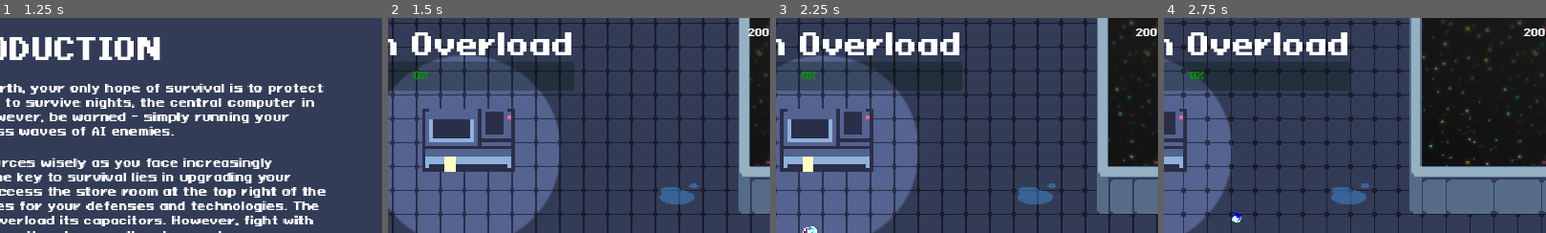
Above: before the commit, frames 1-4 (left to right).
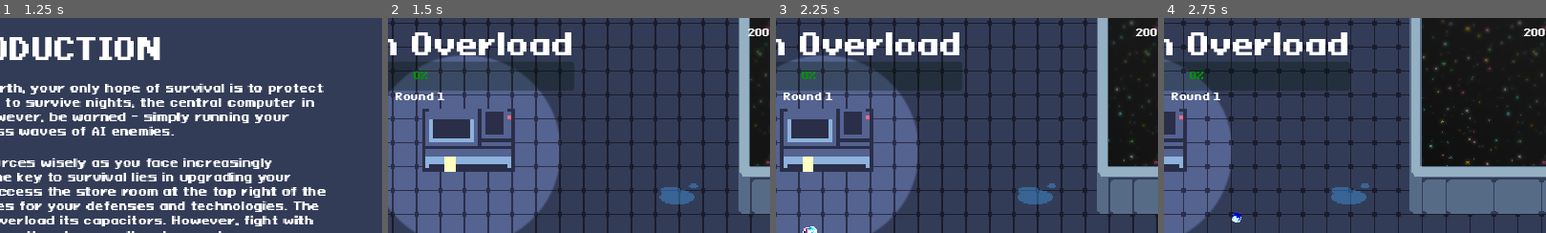
Above: after the commit, the same moments.

Repository: AugustanaCSC380January2024/final-game-solo
Game: Godot game, scene res://Scenes/main_menu.tscn
The game is run twice, just before and just after one commit, with the same random seed, the same clock (stepped at 60 frames per second) and the same inputs. Sound files missing from this copy of the repository are replaced by a short silence.
Inputs (mouse positions are % of the whole screen's width and height, from its top left):
- Up to frame 1 (1.25 s): click "Load Game" at 0.5 s
- Up to frame 2 (1.5 s): click "Continue" at 1.25 s
- Up to frame 3 (2.25 s): tap Enter at 2 s; move the mouse to (72, 45) at 2.02 s; hold Right (ui_right) from 2.03 s (still down); tap E (interact) at 2.1 s; click (72, 45) at 2.17 s
- Up to frame 4 (2.75 s): keep holding Right (ui_right)
The pictures show only the part of the screen within x 46-96%, y 0-50%; the shares and areas given below are measured in that part.

Frame 1 is identical in both runs. In frame 2, 0.3% of the frame differs, in the area x 2-15%, y 34-39%; in frame 3, 0.3%; in frame 4, 0.3%.

Commit message:
Added a round label that always shows

Diff:
--- a/Scenes/Game.tscn
+++ b/Scenes/Game.tscn
@@ -11,6 +11,7 @@
 [ext_resource type="PackedScene" uid="uid://b1glgh8v4uhpv" path="res://Scenes/pause_menu.tscn" id="7_3m5yg"]
 [ext_resource type="PackedScene" uid="uid://dtwyrh14vud6i" path="res://Scenes/battery_count.tscn" id="7_lisl0"]
 [ext_resource type="PackedScene" uid="uid://demdlgxu5hfaf" path="res://Scenes/battery_spawner.tscn" id="8_qfg6j"]
+[ext_resource type="PackedScene" uid="uid://biibgiwc2rpwe" path="res://Scenes/round_display.tscn" id="10_qemn8"]
 [ext_resource type="PackedScene" uid="uid://dls7fao8g2jch" path="res://Scenes/win_screen.tscn" id="10_rjgmj"]
 [ext_resource type="PackedScene" uid="uid://cspwcnb5tsy1s" path="res://Scenes/introduction.tscn" id="10_wbaxq"]
 [ext_resource type="AudioStream" uid="uid://6gwx67gmxtp5" path="res://Music/Rapture (Synthwave).wav" id="12_q4q2j"]
@@ -122,6 +123,8 @@
 
 [node name="Battery Count" parent="CanvasLayer" instance=ExtResource("7_lisl0")]
 
+[node name="RoundDisplay" parent="CanvasLayer" instance=ExtResource("10_qemn8")]
+
 [node name="Respawner" parent="CanvasLayer" instance=ExtResource("6_05mb5")]
 visible = false
 
--- /dev/null
+++ b/Scenes/round_display.tscn
@@ -0,0 +1,25 @@
+[gd_scene load_steps=2 format=3 uid="uid://biibgiwc2rpwe"]
+
+[ext_resource type="Script" path="res://Scripts/round_display.gd" id="1_kt85r"]
+
+[node name="RoundDisplay" type="Control"]
+layout_mode = 3
+anchors_preset = 15
+anchor_right = 1.0
+anchor_bottom = 1.0
+grow_horizontal = 2
+grow_vertical = 2
+script = ExtResource("1_kt85r")
+
+[node name="Label" type="Label" parent="."]
+layout_mode = 1
+anchors_preset = 5
+anchor_left = 0.5
+anchor_right = 0.5
+offset_left = -41.0
+offset_top = 122.0
+offset_right = 41.0
+offset_bottom = 142.0
+grow_horizontal = 2
+text = "Round 1"
+horizontal_alignment = 1
--- a/Scripts/game.gd
+++ b/Scripts/game.gd
@@ -15,6 +15,7 @@
 @onready var press_e_to_start_label = $"CanvasLayer/Press E to start"
 @onready var open_store_label = $CanvasLayer/OpenStoreLabel
 @onready var ambient_music_player = $AmbientMusicPlayer
+@onready var round_display = $CanvasLayer/RoundDisplay
 
 @onready var beacon_sprite = $Beacon/AnimatedSprite2D
 @onready var audio_stream_player = $RoundMusicPlayer
@@ -31,9 +32,9 @@
 signal update_beacon_health_bar_max
 signal update_beacon_health_bar
 
-var round = 5
+var round = 1
 var first_round_enemy_count = 4
-var scaling_difficulty = 5
+var scaling_difficulty = 1
 var round_ongoing = false
 var done_spawning = false
 var player_in_start_region = false
@@ -145,6 +146,7 @@
 	ambient_music_player.play()
 	player.health = player.max_health
 	player.update_health_bar()
+	round_display.set_round_label(round)
 	if two_players:
 		var player2 = get_node("Player2")
 		player2.health = player2.max_health
--- /dev/null
+++ b/Scripts/round_display.gd
@@ -0,0 +1,7 @@
+extends Control
+
+@onready var label = $Label
+
+
+func set_round_label(round_num):
+	label.text = "Round " + str(round_num)
Binary file added: Assets/upscaled.png
Not shown, added: Assets/upscaled.png.import
Not shown: 1 places in Scenes/Game.tscn that only renumber resources
